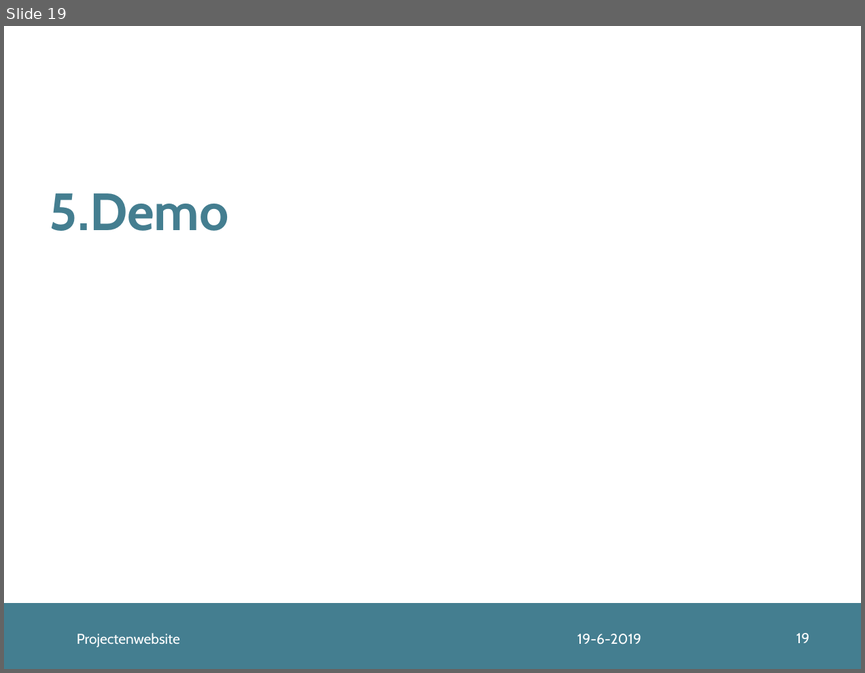
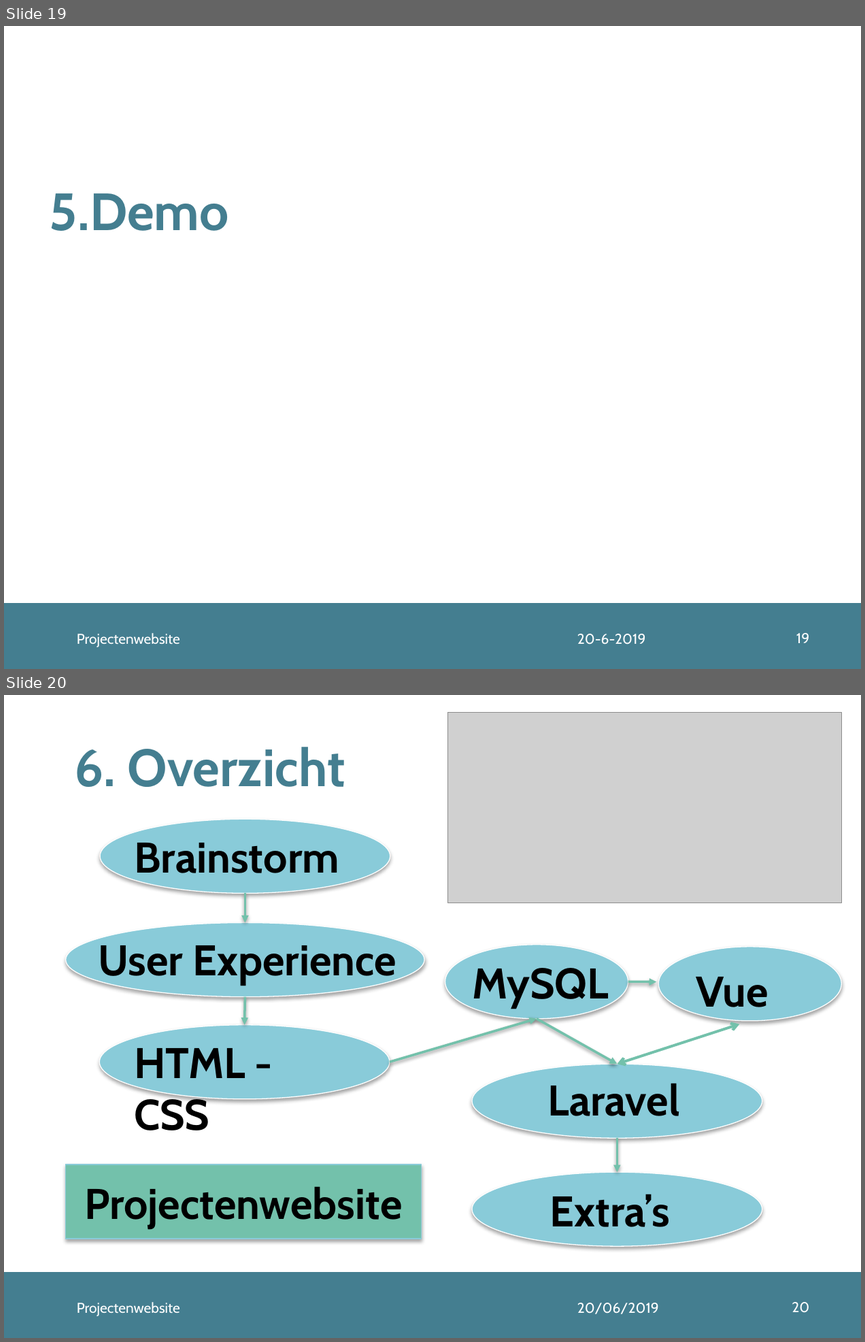
Before and after one commit to arijnborzo/1819PROJProjectensite, a slide deck: Presentatie/Projecten 1.pptx. Shown one above the other, each under a label of ours: slide 19 before the commit, slides 19 and 20 after it. The pictures are 865x673 and 865x1342 pixels, drawn with LibreOffice and Linux fonts; fonts in the diff are those of the drawing; grey boxes stand for pictures. Boxes give left, top, right and bottom in pixels: in the first picture for what was removed or moved away, otherwise in the second. Text is boxed around its words. In the diff, an @@ line names an element or a change of style, - is before the commit and + after.

```diff
--- a/Presentatie/Projecten 1.pptx
+++ b/Presentatie/Projecten 1.pptx
@@ slide 20 added at (4, 695, 861, 1338), background #FFFFFF; not listed: 1 template element that a slide beside it also shows @@
@@ picture added at (448, 712, 841, 902) @@
@@ title added at (74, 747, 345, 787), 44 pt, text #447E90, bold @@
+6. Overzicht
@@ ellipse added at (100, 819, 390, 893), fill #89CBD9, outline #FFFFFF 0.75 pt @@
@@ text added at (135, 843, 339, 883), 36 pt, text #000000, bold @@
+Brainstorm
@@ arrow added from (245, 893) to (245, 923), #73C1AB 2 pt @@
@@ ellipse added at (66, 923, 425, 997), fill #89CBD9, outline #FFFFFF 0.75 pt @@
@@ text added at (98, 938, 396, 985), 36 pt, text #000000, bold @@
+User Experience
@@ ellipse added at (445, 945, 629, 1018), fill #89CBD9, outline #FFFFFF 0.75 pt @@
@@ ellipse added at (659, 947, 842, 1021), fill #89CBD9, outline #FFFFFF 0.75 pt @@
@@ text added at (472, 968, 609, 1008), 36 pt, text #000000, bold @@
+MySQL
@@ text added at (696, 977, 768, 1016), 36 pt, text #000000, bold @@
+Vue
@@ arrow added from (245, 997) to (245, 1025), #73C1AB 2 pt @@
@@ arrow added from (628, 981) to (656, 982), #73C1AB 2 pt @@
@@ arrow added from (390, 1062) to (536, 1019), #73C1AB 2 pt @@
@@ arrow added from (536, 1019) to (617, 1064), #73C1AB 2 pt @@
@@ ellipse added at (99, 1025, 390, 1098), fill #89CBD9, outline #FFFFFF 0.75 pt @@
@@ double arrow added from (739, 1024) to (617, 1064), #73C1AB 2.25 pt @@
@@ text added at (134, 1048, 245, 1130), 36 pt, text #000000, bold @@
+HTML - CSS
@@ ellipse added at (472, 1064, 762, 1137), fill #89CBD9, outline #FFFFFF 0.75 pt @@
@@ text added at (548, 1083, 680, 1116), 36 pt, text #000000, bold @@
+Laravel
@@ arrow added from (617, 1138) to (617, 1172), #73C1AB 2 pt @@
@@ rectangle added at (66, 1164, 422, 1238), fill #73C1AB, outline #89CBD9 0.75 pt @@
@@ ellipse added at (472, 1172, 762, 1245), fill #89CBD9, outline #FFFFFF 0.75 pt @@
@@ text added at (84, 1186, 402, 1229), 36 pt, text #000000, bold @@
+Projectenwebsite
@@ text added at (550, 1193, 670, 1227), 36 pt, text #000000, bold @@
+Extra’s
@@ text added at (77, 1302, 180, 1316), 12 pt, text #FFFFFF @@
+Projectenwebsite
@@ text added at (577, 1302, 659, 1314), 12 pt, text #FFFFFF @@
+20/06/2019
@@ page number added at (791, 1302, 809, 1312), 12 pt, text #FFFFFF @@
+20
@@ slide 19 changed as well @@
@@ text at (577, 633, 646, 644): text changed @@
-19-6-2019
+20-6-2019
```
Also in this commit, not shown: 19 other slides changed.
